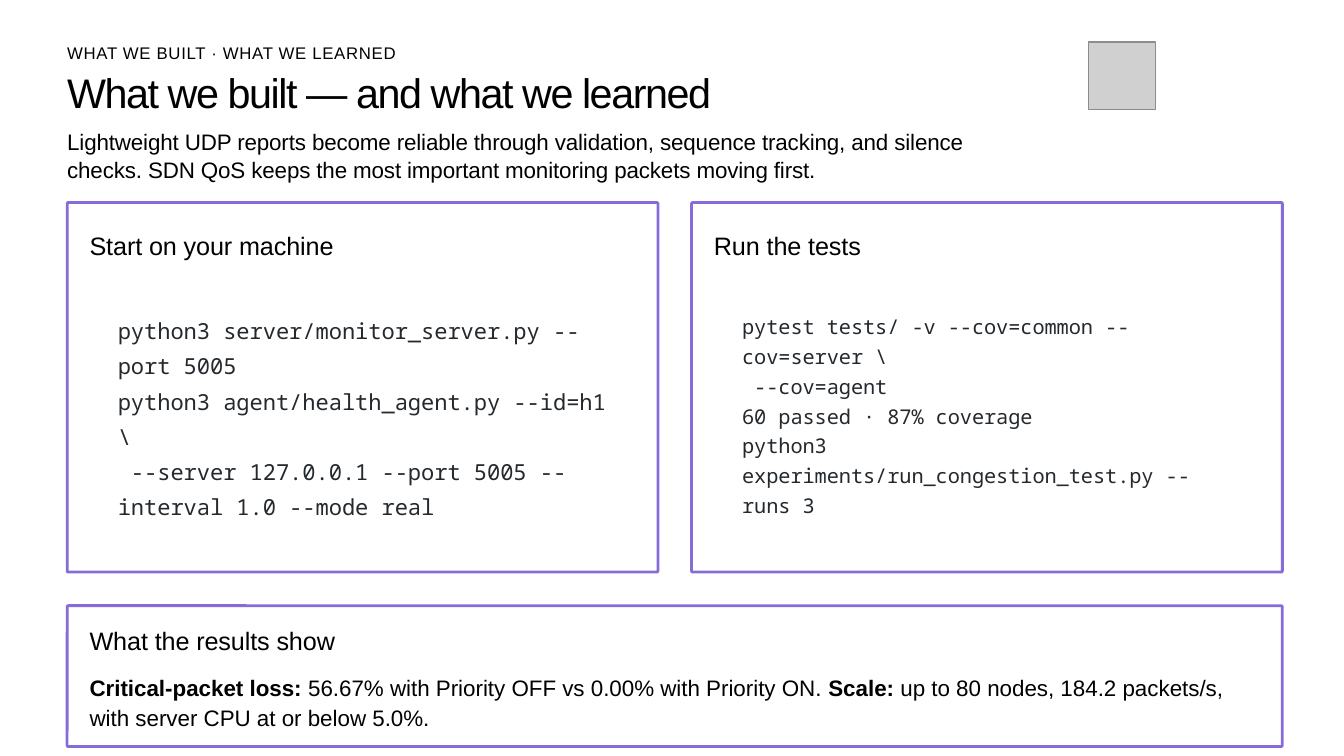
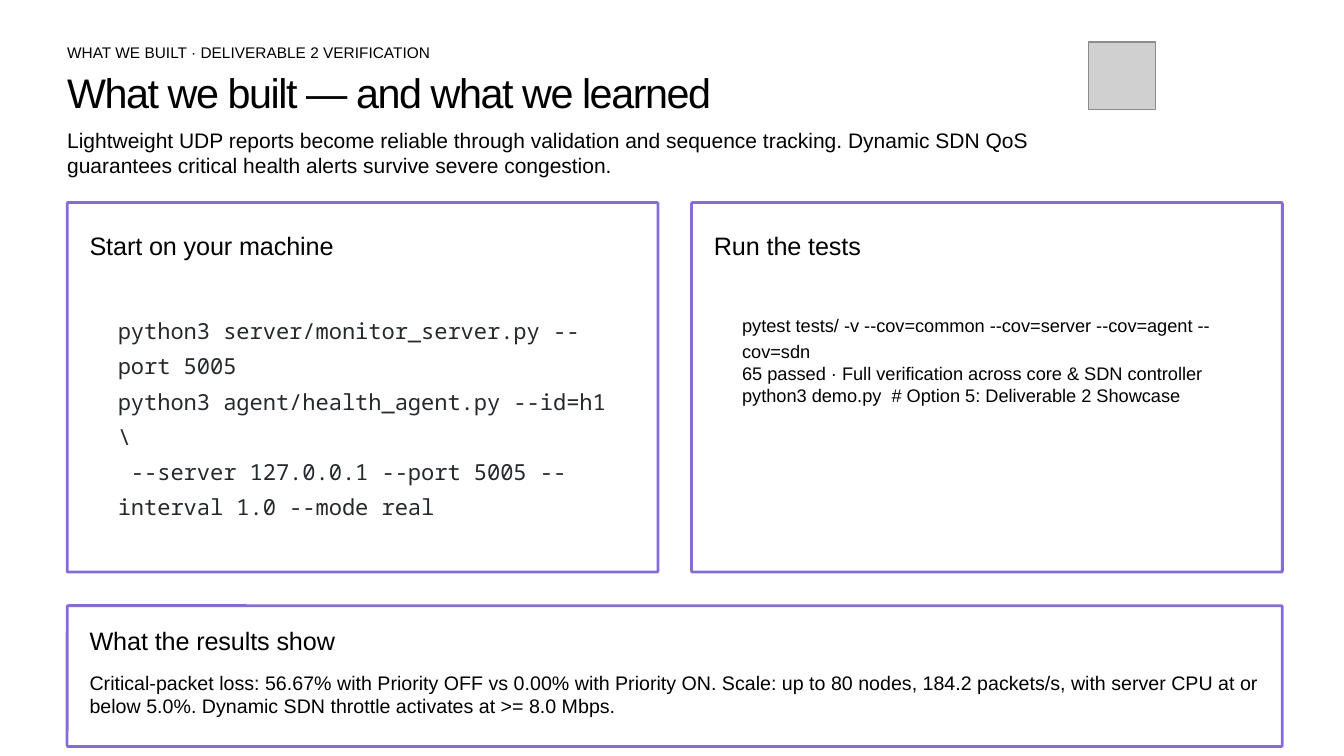
Before and after one commit to Y-astro/cn-miniproject, a slide deck: slide 9 of docs/Remote-System-Health-Monitoring.pptx (slide 8 before the commit). Drawn at 1344x756 pixels with LibreOffice and Linux fonts; fonts in the diff are those of the drawing; grey boxes stand for pictures. Boxes give left, top, right and bottom in pixels: in the first picture for what was removed or moved away, otherwise in the second. Text is boxed around its words. In the diff, an @@ line names an element or a change of style, - is before the commit and + after.

```diff
--- a/docs/Remote-System-Health-Monitoring.pptx
+++ b/docs/Remote-System-Health-Monitoring.pptx
@@ text at <box>67,47,430,58</box>: text changed; size 12 to 11 pt @@
-WHAT WE BUILT · WHAT WE LEARNED
+WHAT WE BUILT · DELIVERABLE 2 VERIFICATION
@@ text at <box>67,132,1028,177</box>: text changed; size 16 to 15 pt @@
-Lightweight UDP reports become reliable through validation, sequence tracking, and silence checks. SDN QoS keeps the most important monitoring packets moving first.
+Lightweight UDP reports become reliable through validation and sequence tracking. Dynamic SDN QoS guarantees critical health alerts survive severe congestion.
@@ text at <box>742,319,1203,406</box>: text changed; size 14.4 to 13 pt; font Noto Sans Mono to Arial; text colour #24292E to #000000 @@
-pytest tests/ -v --cov=common --cov=server \
---cov=agent
-60 passed · 87% coverage
-python3 experiments/run_congestion_test.py --runs 3
+pytest tests/ -v --cov=common --cov=server --cov=agent --cov=sdn
+65 passed · Full verification across core & SDN controller
+python3 demo.py # Option 5: Deliverable 2 Showcase
@@ text at <box>90,675,1257,717</box>: text changed; size 16 to 14 pt @@
-Critical-packet loss: 56.67% with Priority OFF vs 0.00% with Priority ON. Scale: up to 80 nodes, 184.2 packets/s, with server CPU at or below 5.0%.
+Critical-packet loss: 56.67% with Priority OFF vs 0.00% with Priority ON. Scale: up to 80 nodes, 184.2 packets/s, with server CPU at or below 5.0%. Dynamic SDN throttle activates at >= 8.0 Mbps.
```
Also in this commit, not shown: 4 other slides changed, 1 slide added, 4 other files.
